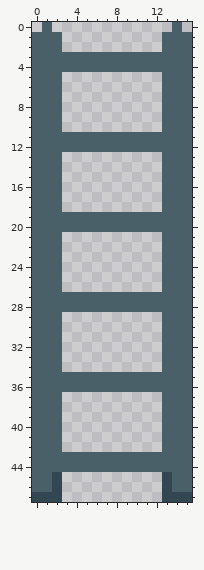
A pixel-art file gets an edit: assets/textures/actors/ladder.aseprite. The first picture shows the starting point.
16x48 pixels, 1 frame.
Once edited:
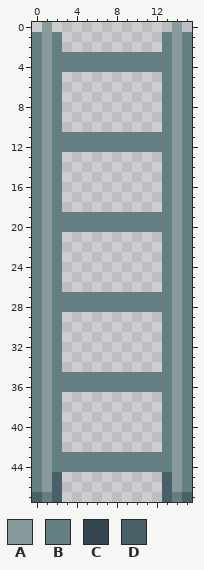
Palette (. is transparent): A #899a9c  B #637f82  C #334752  D #496069
Change:
Changed rows in their new state; - is an unchanged pixel.
first column x 0:
 0 -A------------A-
 1 BAB----------BAB
 2 BAB----------BAB
 3 BABBBBBBBBBBBBAB
 4 BABBBBBBBBBBBBAB
 5 BAB----------BAB
 6 BAB----------BAB
 7 BAB----------BAB
 8 BAB----------BAB
 9 BAB----------BAB
10 BAB----------BAB
11 BABBBBBBBBBBBBAB
12 BABBBBBBBBBBBBAB
13 BAB----------BAB
14 BAB----------BAB
15 BAB----------BAB
16 BAB----------BAB
17 BAB----------BAB
18 BAB----------BAB
19 BABBBBBBBBBBBBAB
20 BABBBBBBBBBBBBAB
21 BAB----------BAB
22 BAB----------BAB
23 BAB----------BAB
24 BAB----------BAB
25 BAB----------BAB
26 BAB----------BAB
27 BABBBBBBBBBBBBAB
28 BABBBBBBBBBBBBAB
29 BAB----------BAB
30 BAB----------BAB
31 BAB----------BAB
32 BAB----------BAB
33 BAB----------BAB
34 BAB----------BAB
35 BABBBBBBBBBBBBAB
36 BABBBBBBBBBBBBAB
37 BAB----------BAB
38 BAB----------BAB
39 BAB----------BAB
40 BAB----------BAB
41 BAB----------BAB
42 BAB----------BAB
43 BABBBBBBBBBBBBAB
44 BABBBBBBBBBBBBAB
45 BAD----------DAB
46 BAD----------DAB
47 DBD----------DBD
Changed places in both pictures, as pixel boxes (x1, y1, x2, y2):
changed: (32, 22, 192, 502)
